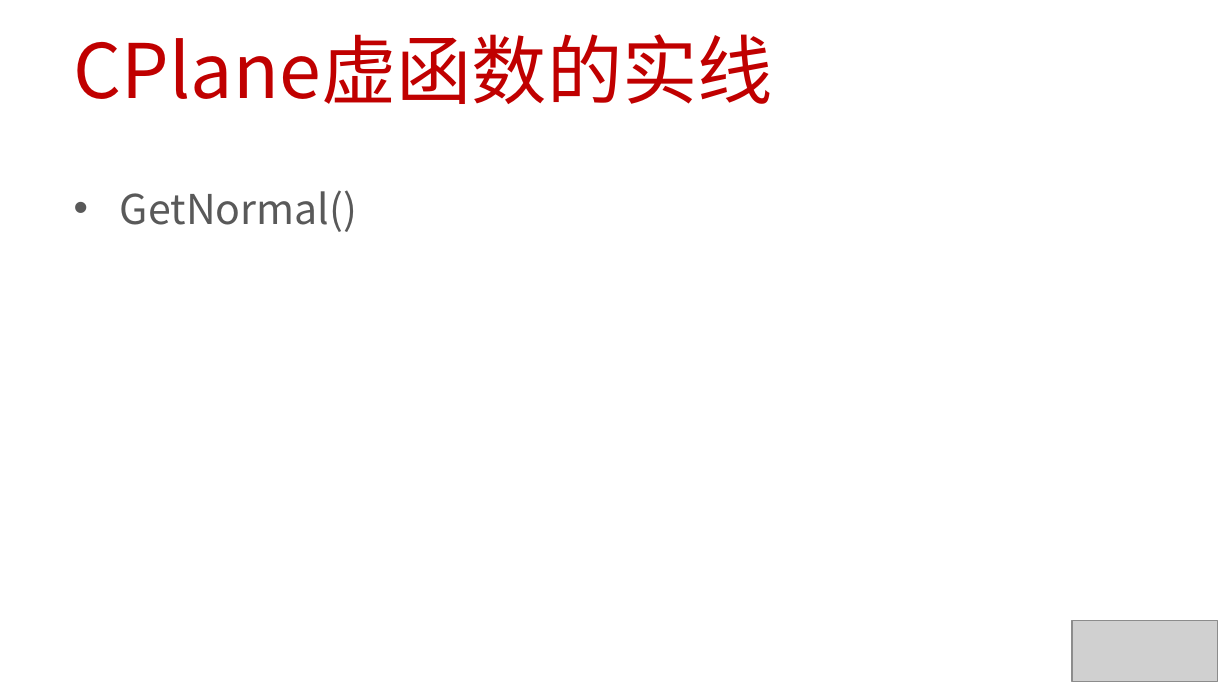
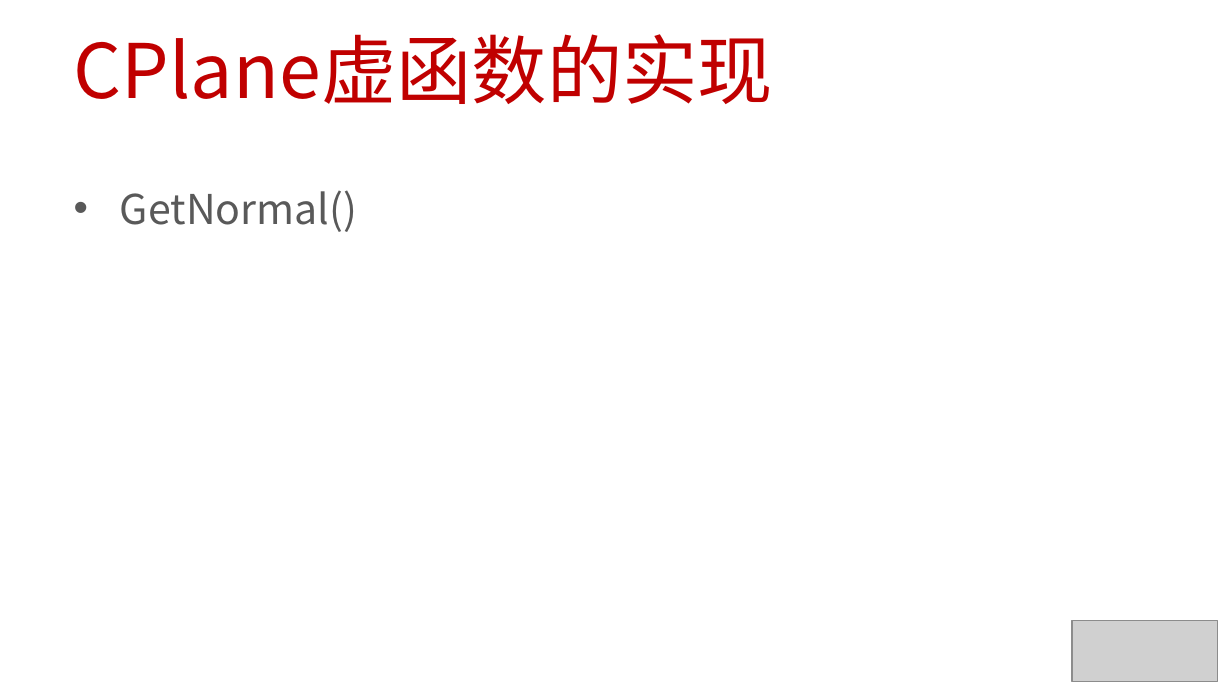
Before and after one commit to EDUCourseSeries/TheoryAndPracticeOfRaytracing, a slide deck: slide 7 of PPT/23_光线追踪_OO结构_平面类.pptx. Drawn at 1232x693 pixels with LibreOffice and Linux fonts; fonts in the diff are those of the drawing; grey boxes stand for pictures. Boxes give left, top, right and bottom in pixels: in the first picture for what was removed or moved away, otherwise in the second. Text is boxed around its words. In the diff, an @@ line names an element or a change of style, - is before the commit and + after.

```diff
--- a/PPT/23_光线追踪_OO结构_平面类.pptx
+++ b/PPT/23_光线追踪_OO结构_平面类.pptx
@@ title at (74, 34, 773, 104): text changed @@
-CPlane虚函数的实线
+CPlane虚函数的实现
```
Also in this commit, not shown: 1 other file.
